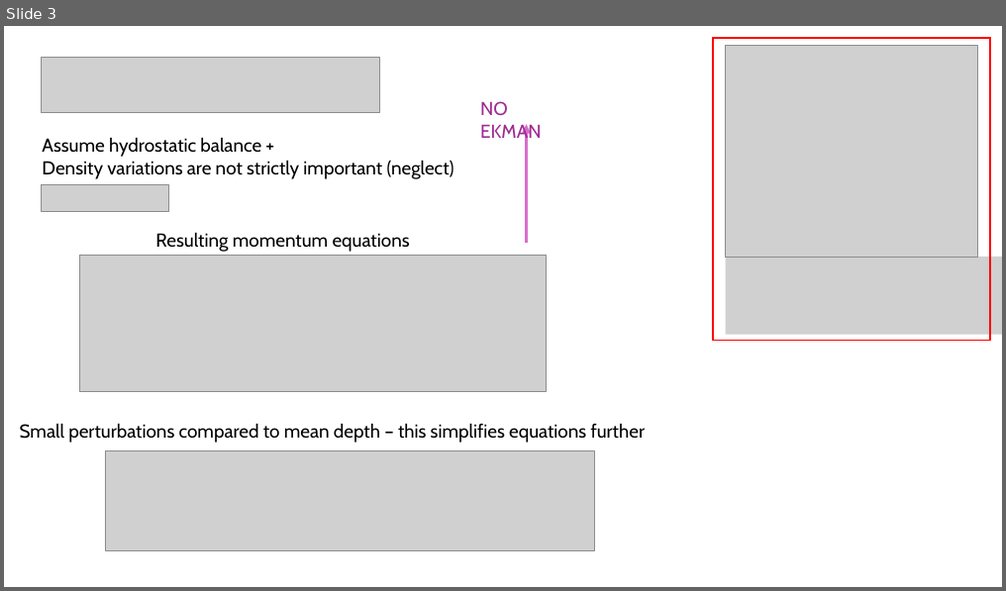
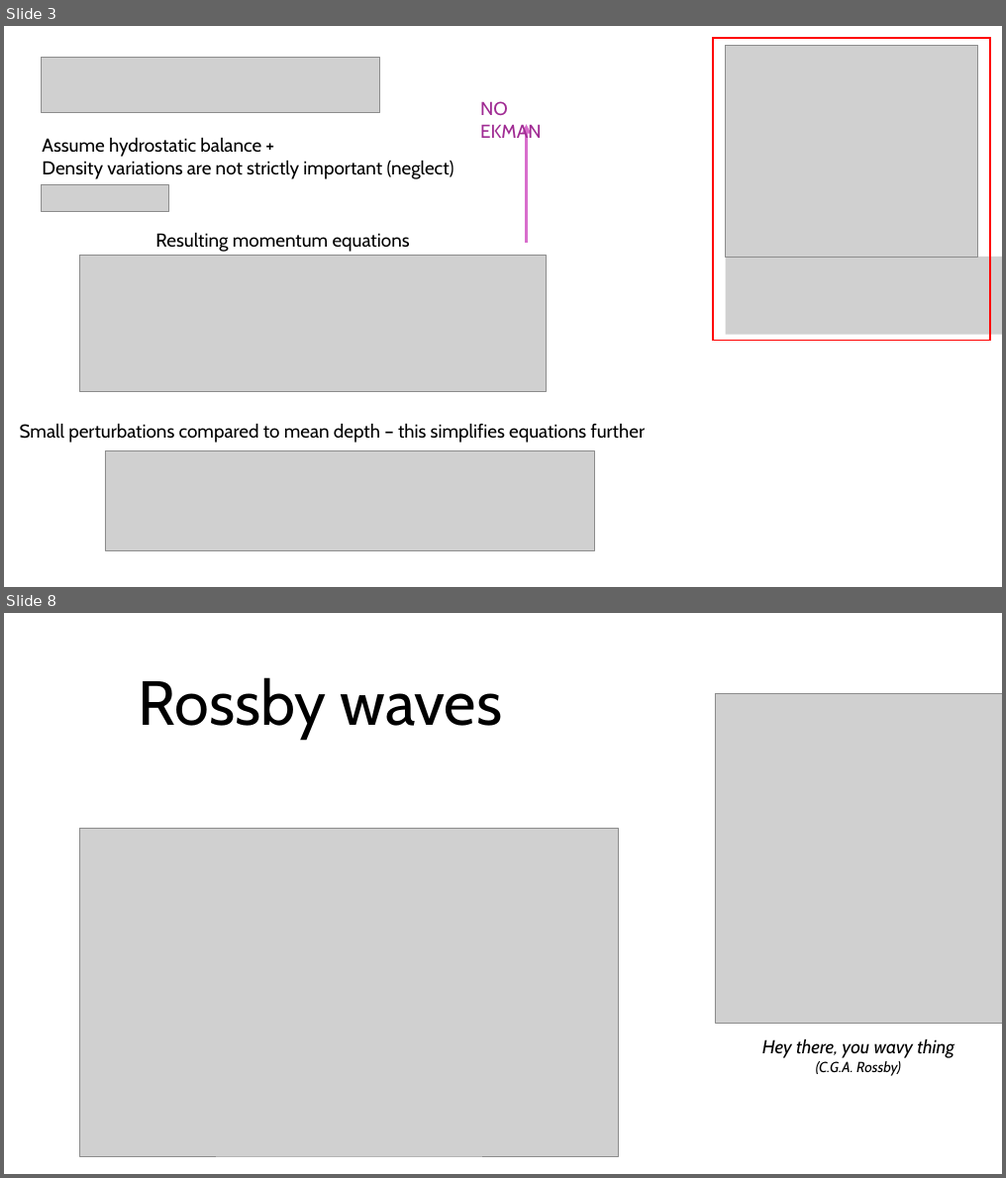
Before and after one commit to meteorologopazzo/meteorologopazzo, a slide deck: waves_presentation/waves.pptx. Shown one above the other, each under a label of ours: slide 3 before the commit, slides 3 and 8 after it; the slides between them are not shown. The pictures are 1006x591 and 1006x1178 pixels, drawn with LibreOffice and Linux fonts; fonts in the diff are those of the drawing; grey boxes stand for pictures. Boxes give left, top, right and bottom in pixels: in the first picture for what was removed or moved away, otherwise in the second. Text is boxed around its words. In the diff, an @@ line names an element or a change of style, - is before the commit and + after.

```diff
--- a/waves_presentation/waves.pptx
+++ b/waves_presentation/waves.pptx
@@ slide 8 added at [4, 613, 1002, 1174], background #FFFFFF @@
@@ title added at [139, 677, 502, 739], 60 pt, text #000000 @@
+Rossby waves
@@ picture added at [715, 693, 1002, 1023] @@
@@ picture added at [79, 828, 618, 1157] @@
@@ text added at [762, 1039, 954, 1076], 18 pt, text #000000, italic @@
+Hey there, you wavy thing
+(C.G.A. Rossby)
```
Also in this commit, not shown: 4 slides changed, 6 other slides added, 1 slide removed.
